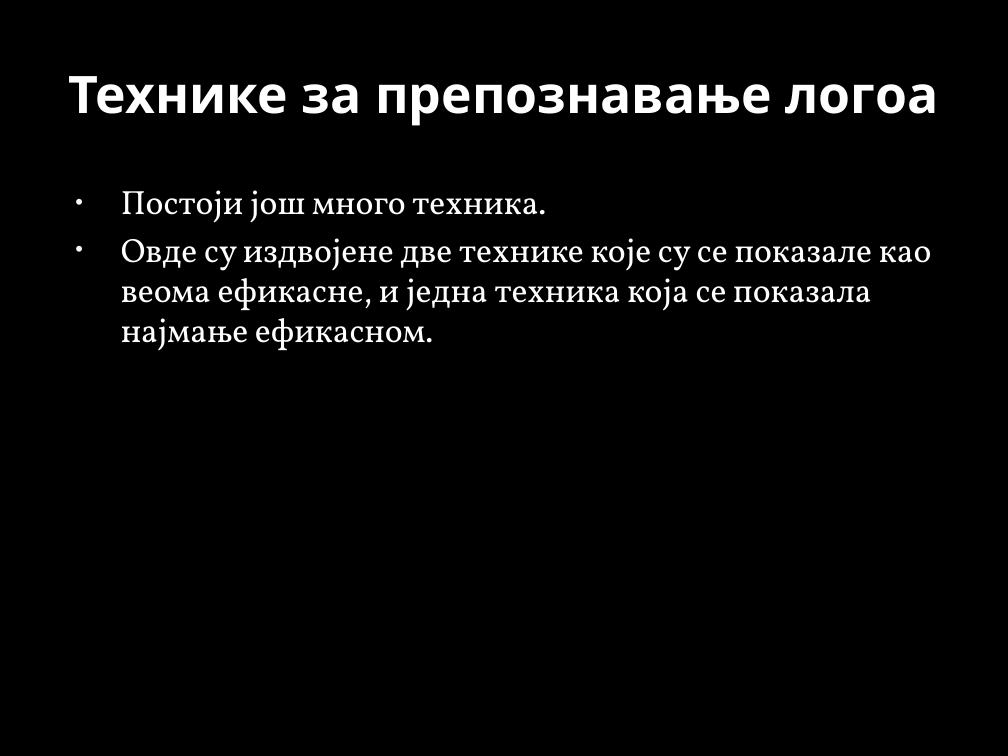
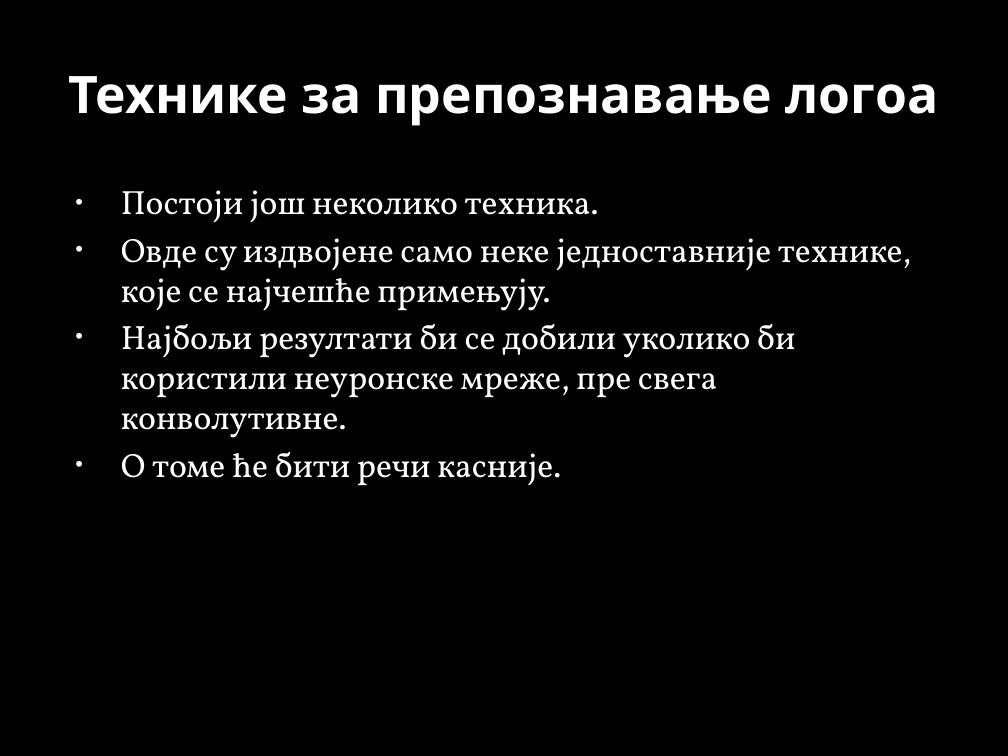
Before and after one commit to MarkoSavija/projekat_Soft_Computing, a slide deck: slide 9 of Car Logo Tracker.pptx. Drawn at 1008x756 pixels with LibreOffice and Linux fonts; fonts in the diff are those of the drawing; background and template pictures are left out. Boxes give left, top, right and bottom in pixels: in the first picture for what was removed or moved away, otherwise in the second. Text is boxed around its words. In the diff, an @@ line names an element or a change of style, - is before the commit and + after.

```diff
--- a/Car Logo Tracker.pptx
+++ b/Car Logo Tracker.pptx
@@ text at (121, 190, 911, 486): text changed @@
-• Постоји још много техника.
-• Овде су издвојене две технике које су се показале као веома ефикасне, и једна техника која се показала најмање ефикасном.
+• Постоји још неколико техника.
+• Овде су издвојене само неке једноставније технике, које се најчешће примењују.
+• Најбољи резултати би се добили уколико би користили неуронске мреже, пре свега конволутивне.
+• О томе ће бити речи касније.
```
Also in this commit, not shown: 5 other slides changed, 14 slides added, 3 slides removed, 12 other files.
